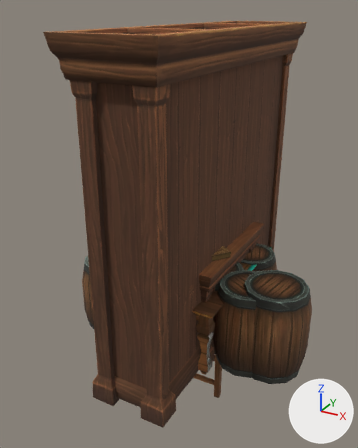
Before and after pictures for a commit that changed the COLLADA model resources/level/props.dae.
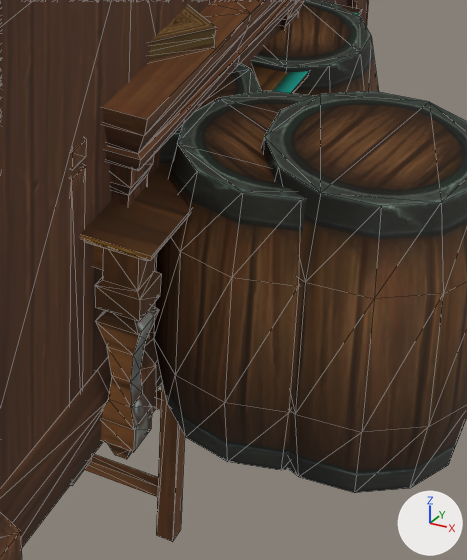
There are two pictures of each version: one whole from a 50 mm lens placed at (0.0231, -0.0479, 0.0375), pointed at (-0.0027, -0.0009, 0.014), one close up on the part from 47% to 84% of the width and 54% to 90% of the height. The axes (+X, +Y, +Z) are drawn at lower right. The lights are the same throughout. The close-ups show mesh edges as thin lines. Where no turn or scale is listed for an object, it has been applied to the vertices.

Names of what the first close-up shows: 'Barrels_Preset_01_Mesh', 'Barrels_Preset_02_Mesh', 'Bench_01_mesh', 'Cupboard_03_mesh', 'Drawer_01_mesh', 'Drawer_Preset_02_mesh', 'Ladder_01_mesh', 'Table_01_mesh'.
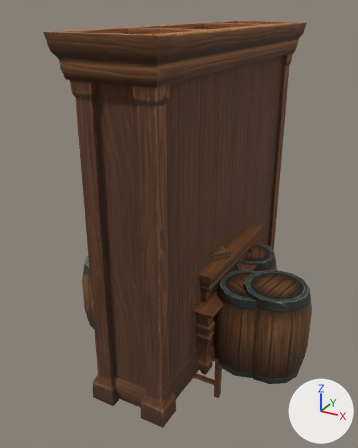
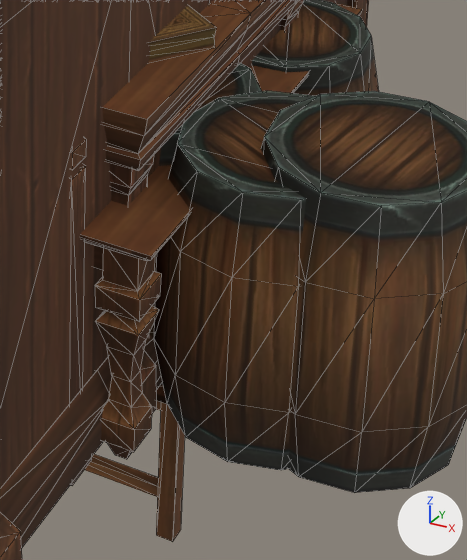
The change, as a diff of the scene's bpy script:
```diff
--- a/resources/level/props.dae.py
+++ b/resources/level/props.dae.py
@@ me_table_01_meshshape @@
 me_table_01_meshshape.from_pydata(...)  # 250 vertices, 464 faces; spans x -0.0057..0.0057, y -0.0092..0.0092, z 0.0..0.0087
-me_table_01_meshshape.materials.append(mat_lambert2)  # picture img_atlas_props_02_jpg
+me_table_01_meshshape.materials.append(mat_lambert1)  # picture img_atlas_furniture_01_jpg
@@ me_plane_meshshape @@
+me_plane_meshshape.from_pydata(...)  # 4 vertices, 2 faces; spans x -0.005..0.005, y -0.005..0.005, z 0.0
+me_plane_meshshape.materials.append(mat_lambert1)  # picture img_atlas_furniture_01_jpg
@@ ob_plane_mesh @@
+ob_plane_mesh = bpy.data.objects.new('Plane_mesh', me_plane_meshshape)
+ob_plane_mesh.location = (0.0, 0.0, 0.0)
```

Where the change shows, as pixel boxes [x1, y1, x2, y2] in the close-ups (467 x 560 px):
'Table_01_mesh', recoloured: [80, 3, 362, 459] in both
'Plane_mesh', added: after [156, 385, 167, 404]
